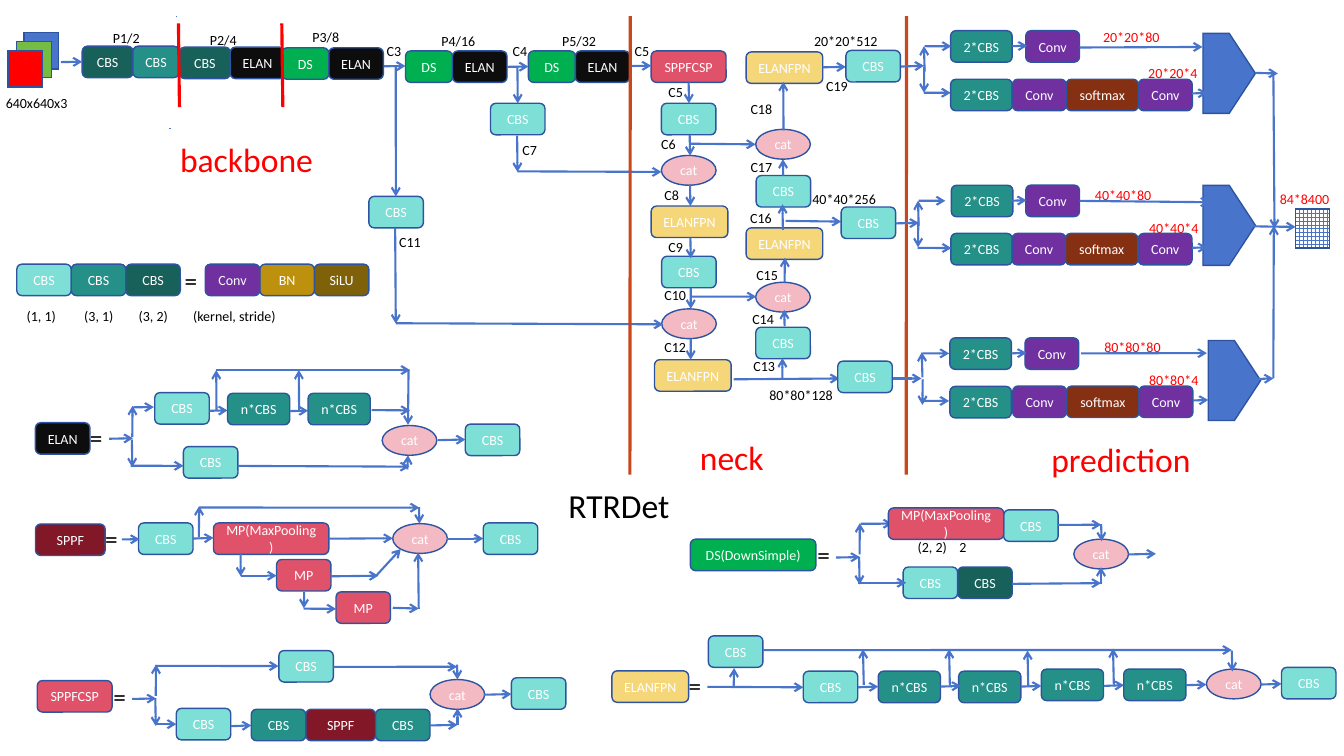
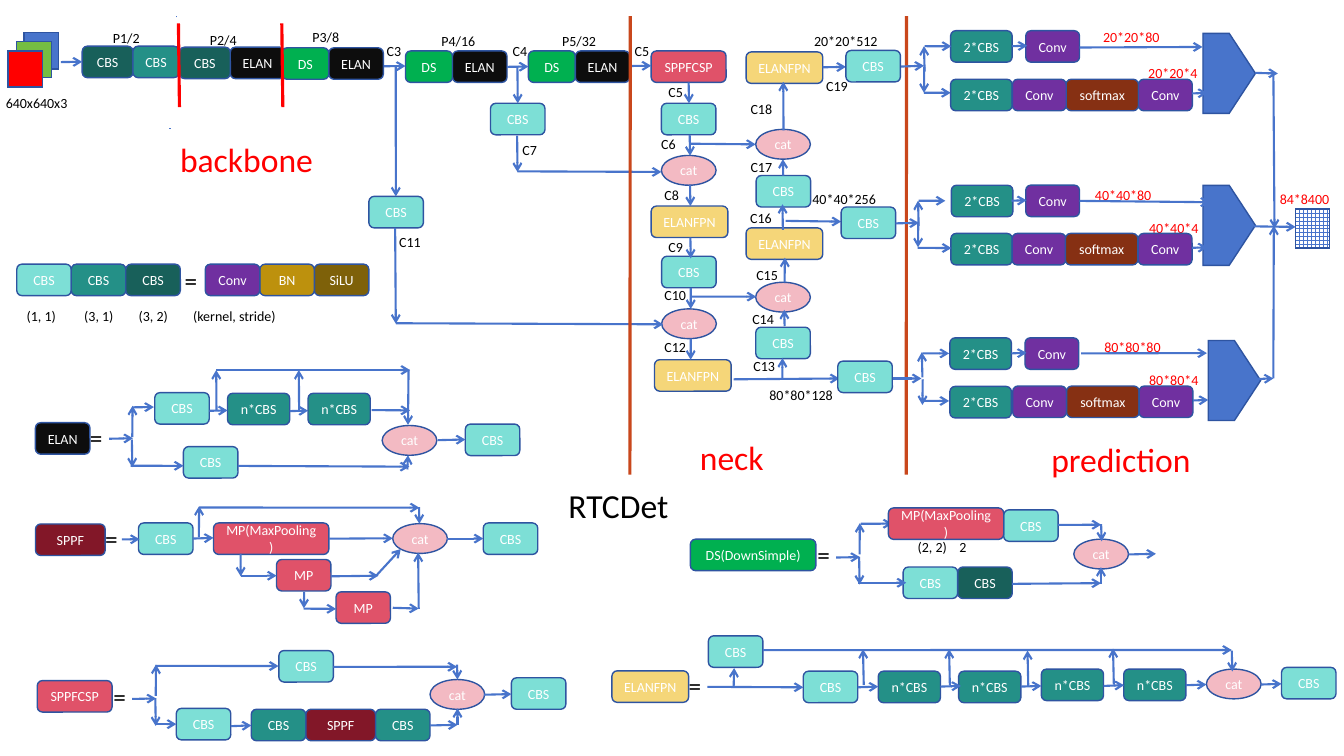
Before and after one commit to huihui308/cv-paper-pytorch, a slide deck: slide 1 of 100_yolo/architecture/rt_x_det.pptx. Drawn at 1344x756 pixels with LibreOffice and Linux fonts; fonts in the diff are those of the drawing. Boxes give left, top, right and bottom in pixels: in the first picture for what was removed or moved away, otherwise in the second. Text is boxed around its words. In the diff, an @@ line names an element or a change of style, - is before the commit and + after.

```diff
--- a/100_yolo/architecture/rt_x_det.pptx
+++ b/100_yolo/architecture/rt_x_det.pptx
@@ text at [568, 496, 668, 519]: text changed @@
-RTRDet
+RTCDet
```
Also in this commit, not shown: 5 other files.
